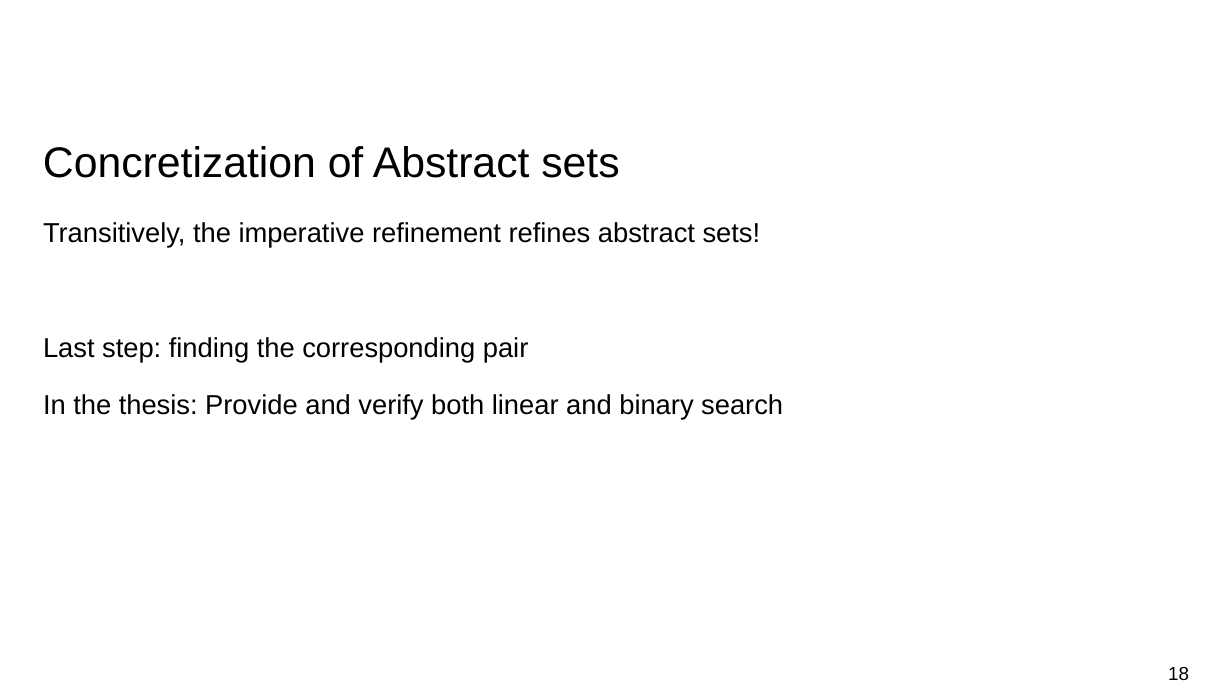
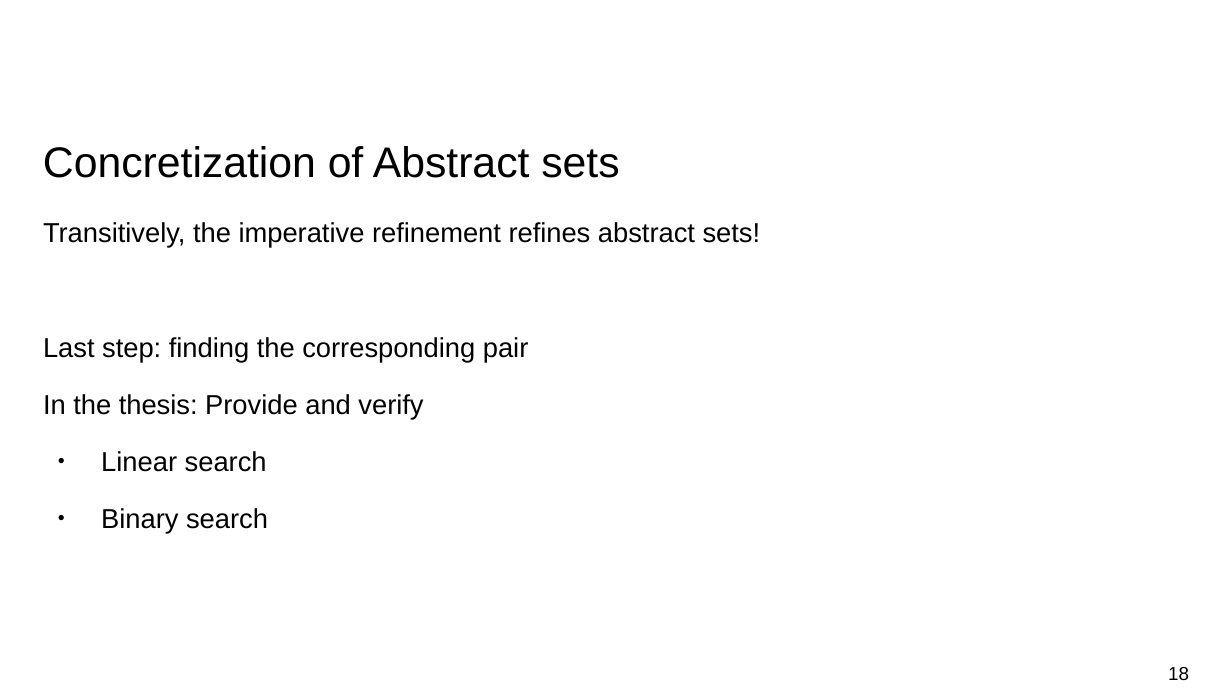
Before and after one commit to nielstron/btrees-thesis, a slide deck: slide 18 of colloqium.odp. Drawn at 1232x693 pixels with LibreOffice and Linux fonts; fonts in the diff are those of the drawing. Boxes give left, top, right and bottom in pixels: in the first picture for what was removed or moved away, otherwise in the second. Text is boxed around its words. In the diff, an @@ line names an element or a change of style, - is before the commit and + after.

```diff
--- a/colloqium.odp
+++ b/colloqium.odp
@@ text at box(43, 394, 423, 534): text changed @@
-In the thesis: Provide and verify both linear and binary search
+In the thesis: Provide and verify
+● Linear search
+● Binary search
```
Also in this commit, not shown: 1 other slide changed, 2 slides added.
